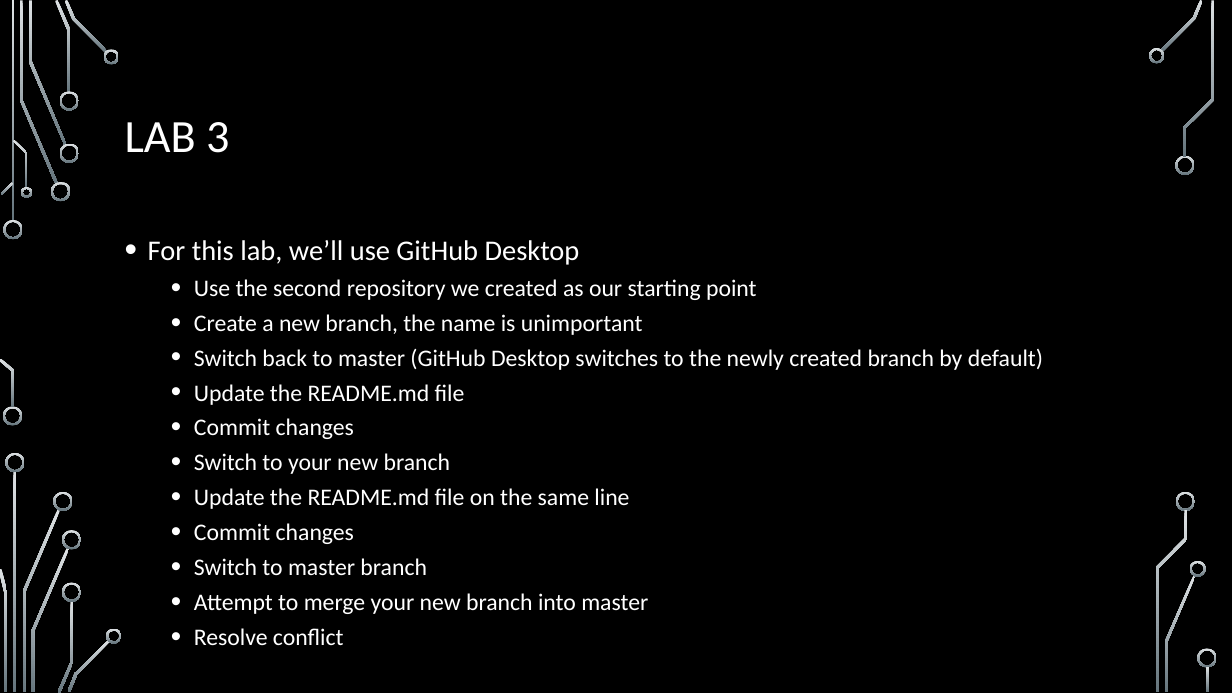
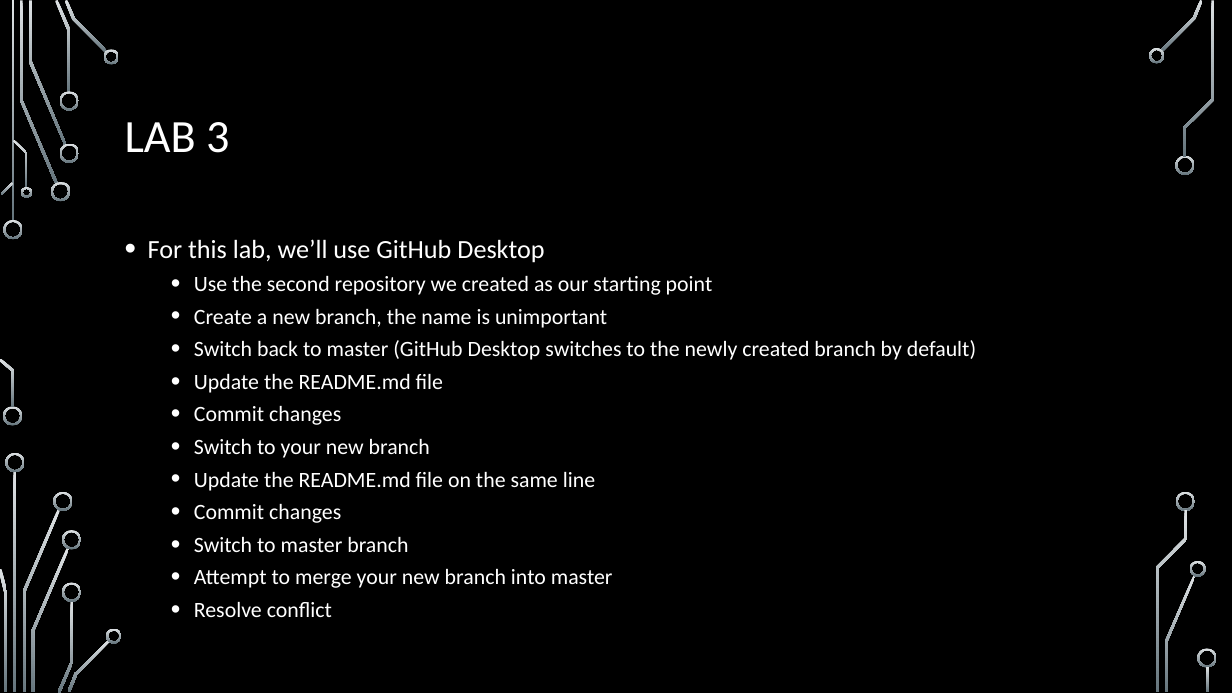
Before and after one commit to onideus/github-101-website, a slide deck: slide 16 of resources/Introduction to github.pptx. Drawn at 1232x693 pixels with LibreOffice and Linux fonts; fonts in the diff are those of the drawing; background and template pictures are left out. Boxes give left, top, right and bottom in pixels: in the first picture for what was removed or moved away, otherwise in the second. Text is boxed around its words. In the diff, an @@ line names an element or a change of style, - is before the commit and + after.

Commit message:
Finalizing PowerPoint

```diff
--- a/resources/Introduction to github.pptx
+++ b/resources/Introduction to github.pptx
@@ text "For this lab, we’ll use ..." at (x1=148, y1=239, x2=976, y2=617): size 22.2 to 20.4 pt in "For this lab, we’ll use GitHub Desktop"; size 18.5 to 17 pt @@
```
Also in this commit, not shown: 8 slides added.
